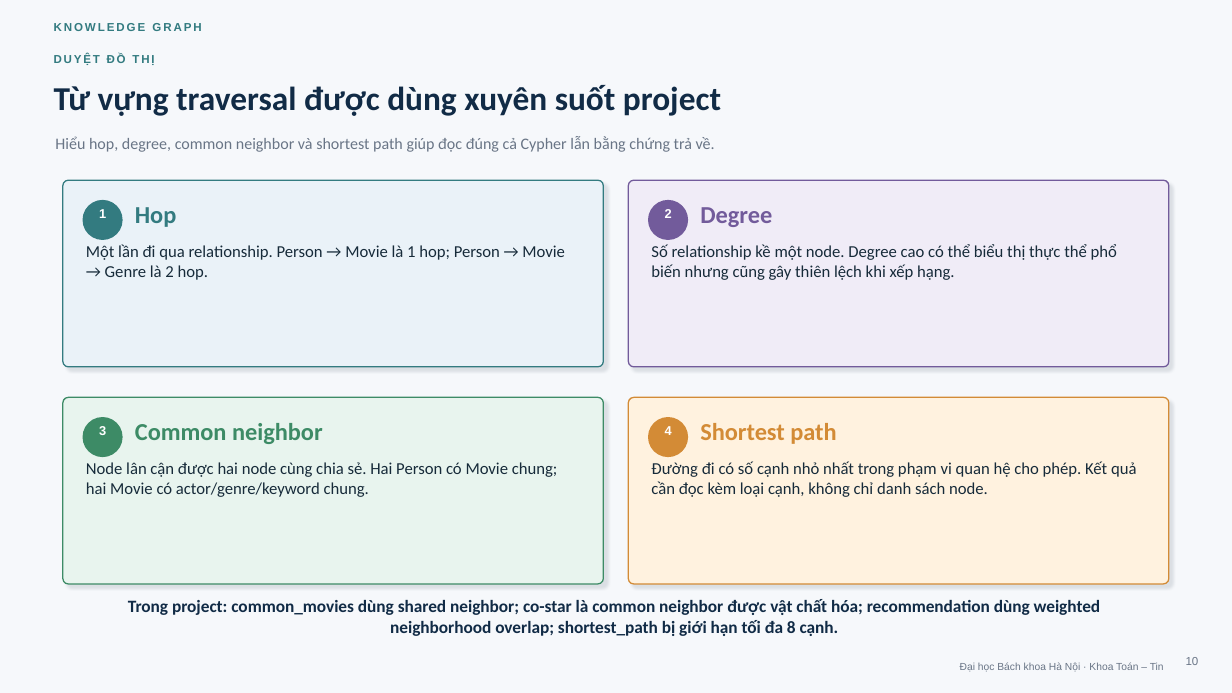
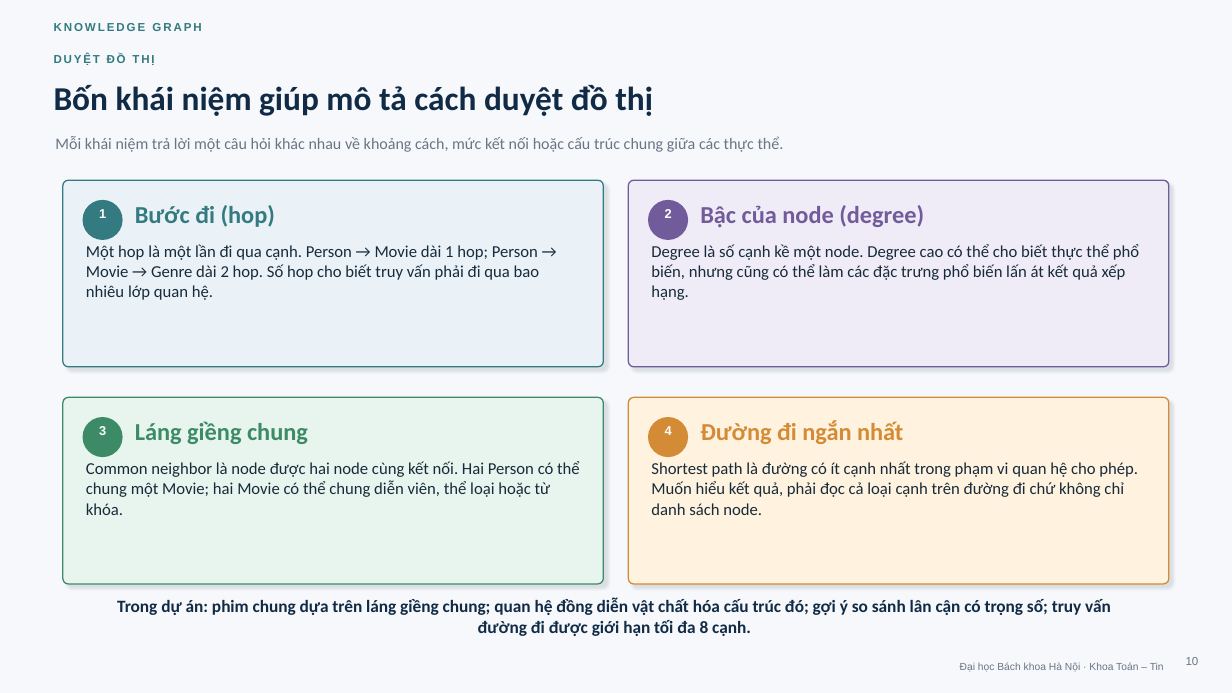
Before and after one commit to khanhhk/advanced_database, a slide deck: slide 10 of docs/deliverables/slide/movie_knowledge_graph_defense.pptx. Drawn at 1232x693 pixels with LibreOffice and Linux fonts; fonts in the diff are those of the drawing. Boxes give left, top, right and bottom in pixels: in the first picture for what was removed or moved away, otherwise in the second. Text is boxed around its words. In the diff, an @@ line names an element or a change of style, - is before the commit and + after.

```diff
--- a/docs/deliverables/slide/movie_knowledge_graph_defense.pptx
+++ b/docs/deliverables/slide/movie_knowledge_graph_defense.pptx
@@ text at [54,85,653,116]: text changed @@
-Từ vựng traversal được dùng xuyên suốt project
+Bốn khái niệm giúp mô tả cách duyệt đồ thị
@@ text at [55,136,784,152]: text changed @@
-Hiểu hop, degree, common neighbor và shortest path giúp đọc đúng cả Cypher lẫn bằng chứng trả về.
+Mỗi khái niệm trả lời một câu hỏi khác nhau về khoảng cách, mức kết nối hoặc cấu trúc chung giữa các thực thể.
@@ text at [135,205,275,227]: text changed @@
-Hop
+Bước đi (hop)
@@ text at [700,205,924,228]: text changed @@
-Degree
+Bậc của node (degree)
@@ text at [86,244,540,300]: text changed @@
-Một lần đi qua relationship. Person → Movie là 1 hop; Person → Movie → Genre là 2 hop.
+Một hop là một lần đi qua cạnh. Person → Movie dài 1 hop; Person → Movie → Genre dài 2 hop. Số hop cho biết truy vấn phải đi qua bao nhiêu lớp quan hệ.
@@ text at [651,244,1139,300]: text changed @@
-Số relationship kề một node. Degree cao có thể biểu thị thực thể phổ biến nhưng cũng gây thiên lệch khi xếp hạng.
+Degree là số cạnh kề một node. Degree cao có thể cho biết thực thể phổ biến, nhưng cũng có thể làm các đặc trưng phổ biến lấn át kết quả xếp hạng.
@@ text at [135,421,308,444]: text changed @@
-Common neighbor
+Láng giềng chung
@@ text at [700,421,903,444]: text changed @@
-Shortest path
+Đường đi ngắn nhất
@@ text at [86,461,580,515]: text changed @@
-Node lân cận được hai node cùng chia sẻ. Hai Person có Movie chung; hai Movie có actor/genre/keyword chung.
+Common neighbor là node được hai node cùng kết nối. Hai Person có thể chung một Movie; hai Movie có thể chung diễn viên, thể loại hoặc từ khóa.
@@ text at [651,461,1138,515]: text changed @@
-Đường đi có số cạnh nhỏ nhất trong phạm vi quan hệ cho phép. Kết quả cần đọc kèm loại cạnh, không chỉ danh sách node.
+Shortest path là đường có ít cạnh nhất trong phạm vi quan hệ cho phép. Muốn hiểu kết quả, phải đọc cả loại cạnh trên đường đi chứ không chỉ danh sách node.
@@ text at [117,598,1111,636]: text changed @@
-Trong project: common_movies dùng shared neighbor; co-star là common neighbor được vật chất hóa; recommendation dùng weighted neighborhood overlap; shortest_path bị giới hạn tối đa 8 cạnh.
+Trong dự án: phim chung dựa trên láng giềng chung; quan hệ đồng diễn vật chất hóa cấu trúc đó; gợi ý so sánh lân cận có trọng số; truy vấn đường đi được giới hạn tối đa 8 cạnh.
```
Also in this commit, not shown: 18 other slides changed, 4 other files.
